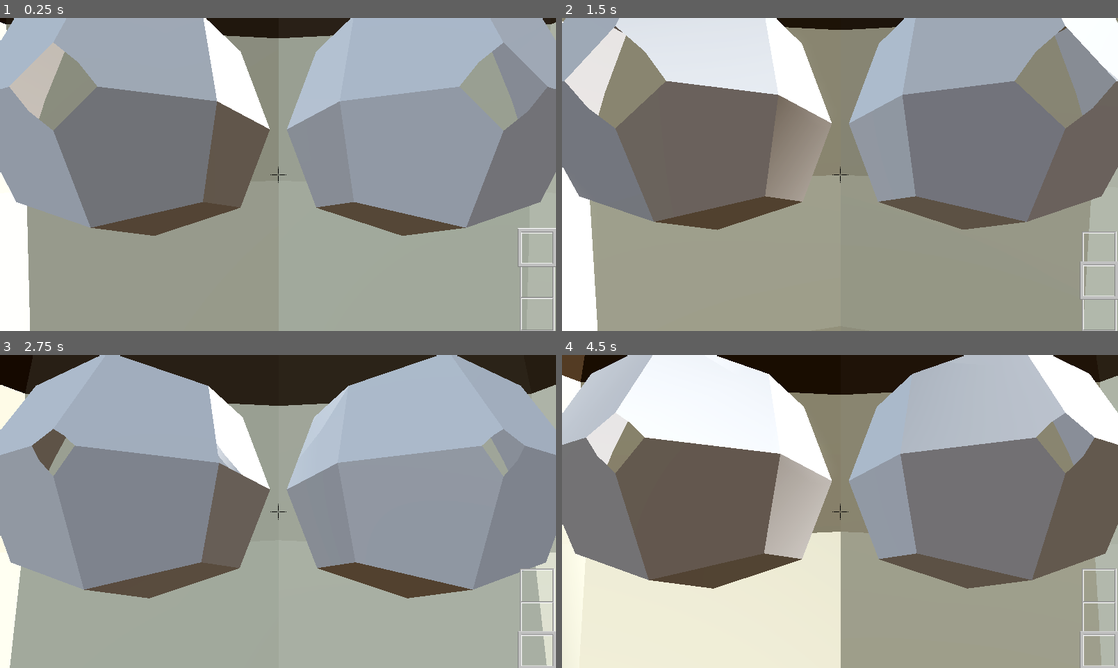
Above: before the commit, frames 1-4 (two rows, left to right).
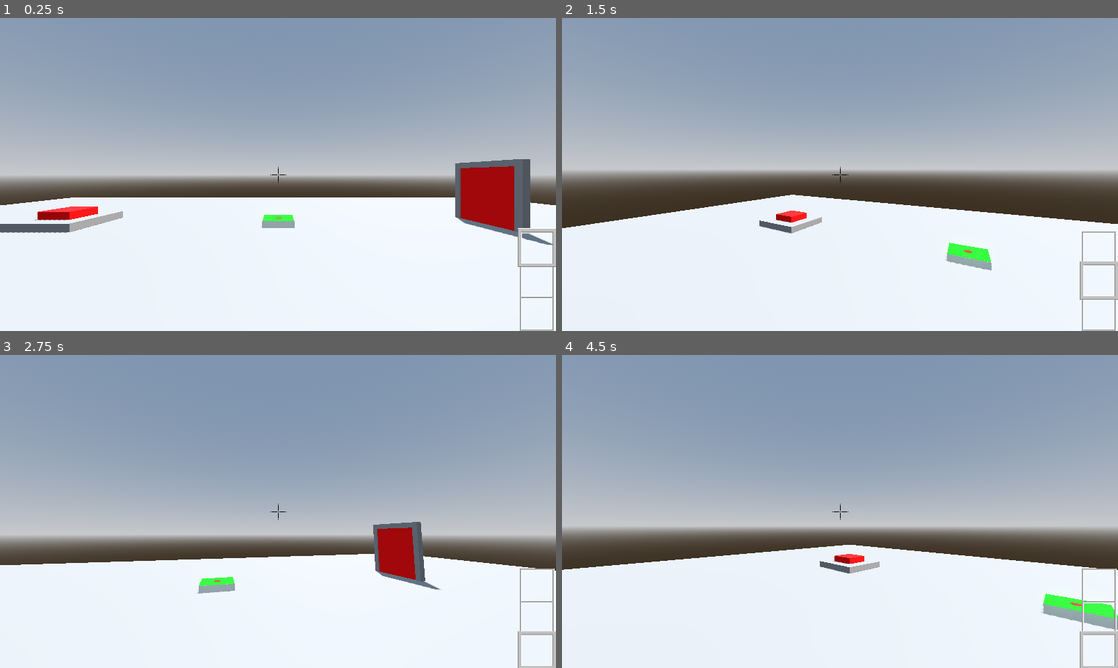
Above: after the commit, the same moments.

Repository: Stevenso2/Karson
Game: Godot game, scene res://assets/World.tscn
The game is run twice, just before and just after one commit, with the same random seed, the same clock (stepped at 60 frames per second) and the same inputs.
Inputs (mouse positions are in pixels of both pictures, inside the frame that each line leads up to):
- Up to frame 1 (0.25 s): no input
- Up to frame 2 (1.5 s): tap Enter (Enter) at 0.5 s; move the mouse to (867, 174) at 0.52 s; tap 1 (1) at 0.6 s; tap 2 (2) at 0.8, 1.35 s; tap Space (U) at 1.25 s; move the mouse to (812, 174) at 1.27 s
- Up to frame 3 (2.75 s): tap 3 (3) at 1.55, 2.1 s; move the mouse to (289, 505) at 2.02 s; tap 4 (4) at 2.3 s
- Up to frame 4 (4.5 s): tap Enter (Enter) at 2.75 s; move the mouse to (834, 517) at 2.77 s; tap 4 (4) at 2.85 s; tap 5 (5) at 3.05, 3.6 s; tap Space (U) at 3.5 s; move the mouse to (878, 514) at 3.52 s; tap 6 (6) at 3.8, 4.35 s; move the mouse to (795, 508) at 4.27 s

The runs differ from the first frame. In frame 1, 88% of the frame differs, in the area x 0-100%, y 0-100%; in frame 2, 91%; in frame 3, 91%; in frame 4, 95%.

Commit message:
fixed some minor bugs with the player
- set camera position in script
- added player to global group

Diff:
--- a/assets/player.tscn
+++ b/assets/player.tscn
@@ -8,7 +8,7 @@
 radius = 0.3
 height = 1.8
 
-[node name="Player" type="CharacterBody3D"]
+[node name="Player" type="CharacterBody3D" groups=["PObj"]]
 disable_mode = 1
 collision_layer = 3
 collision_mask = 3
@@ -27,4 +27,6 @@
 transform = Transform3D(1, 0, 0, 0, 1, 0, 0, 0, 1, 0, 1.6804, -0.16235)
 current = true
 
-[node name="Hud" parent="Camera3D" instance=ExtResource("2_2tde0")]
+[node name="Hud" parent="." instance=ExtResource("2_2tde0")]
+offset_right = -1152.0
+offset_bottom = -648.0
--- a/scrips/button.gd
+++ b/scrips/button.gd
@@ -32,4 +32,5 @@
 	if body.is_in_group("PObj"):
 		global.PObj_IDTunnel.emit(id, true)
 func contact_area_exited(body: Node3D) -> void:
-	global.PObj_IDTunnel.emit(id, false)
+	if body.is_in_group("PObj"):
+		global.PObj_IDTunnel.emit(id, false)
--- a/scrips/player.gd
+++ b/scrips/player.gd
@@ -48,8 +48,8 @@
 
 func _physics_process(delta: float) -> void:
 	if not global.pause && not global.DEV:
-		camera_3d.position = Vector3(0,1.65,0)
-		camera_3d.rotation_degrees.y = 0
+		camera_3d.position = Vector3(0,1.65,-0.162)
+		camera_3d.rotation.y = 0
 		# Add the gravity.
 		if not is_on_floor():
 			velocity += get_gravity() * delta
Not shown: 1 places in assets/Button.tscn that only renumber resources
Not shown: 1 places in assets/door.tscn that only renumber resources
Not shown: 1 places in assets/hud.tscn that only renumber resources
Not shown: 1 places in assets/player.tscn that only renumber resources
Not shown: 1 places in assets/timer.tscn that only renumber resources
Not shown, changed: scrips/Wold.gd.uid
Not shown, added: scrips/button.gd.uid
Not shown, added: scrips/door.gd.uid
Not shown, changed: scrips/global.gd.uid
Not shown, changed: scrips/hud.gd.uid
Not shown, changed: scrips/player.gd.uid
Not shown, added: shader/Timer.gdshader.uid
(and 1 more such lines)
